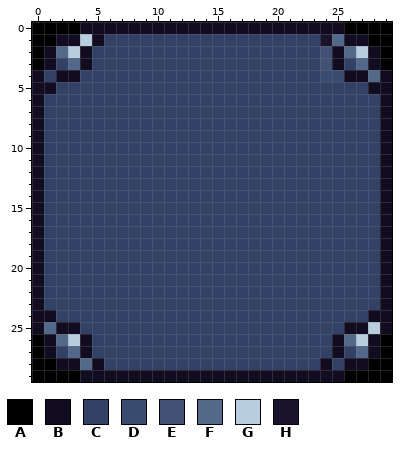
One commit to this pixel-art sprite: Resources/res/ui/slot.png. Above: the version before the commit.
The file is 120x120 pixels, drawn in blocks of 4x4; one block is one cell here. Colours within 5 levels of each other are drawn and written as one.
Palette (. is transparent): A #000000  B #120c20  C #324267  D #3a4c70  E #415276  F #52698a  G #b8cde0  H #19142c
New version:
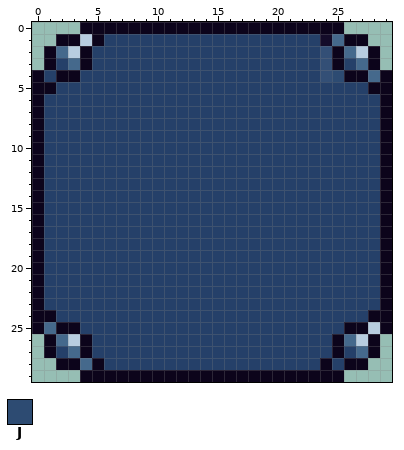
Colours new in this view: J #2d4b72
Change:
colour B: #120c20 -> #0c041b
colour C: #324267 -> #254069
colour E: #415276 -> #334f76
colour F: #52698a -> #45698c
colour H: #19142c -> #140c29
y 0: x 0..3 AAAA -> ....; x 26..29 AAAA -> ....
y 1: x 0..1 AA -> ..; x 28..29 AA -> ..
y 2..3: x 0 A -> .; x 29 A -> .
y 4: x 24..25 DD -> EJ
y 26..27: x 0 A -> .; x 29 A -> .
y 28: x 0..1 AA -> ..; x 28..29 AA -> ..
y 29: x 0..3 AAAA -> ....; x 26..29 AAAA -> ....
Boxes around the changes in both pictures, in picture pixels (x1, y1, x2, y2):
changed: (32, 22, 392, 382)
